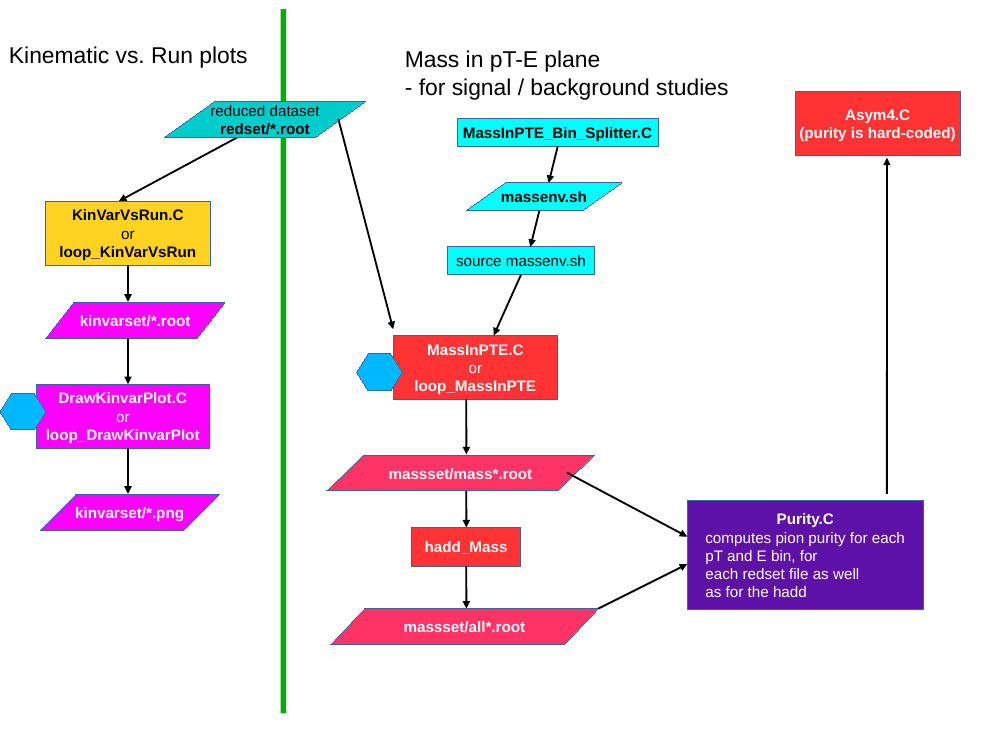
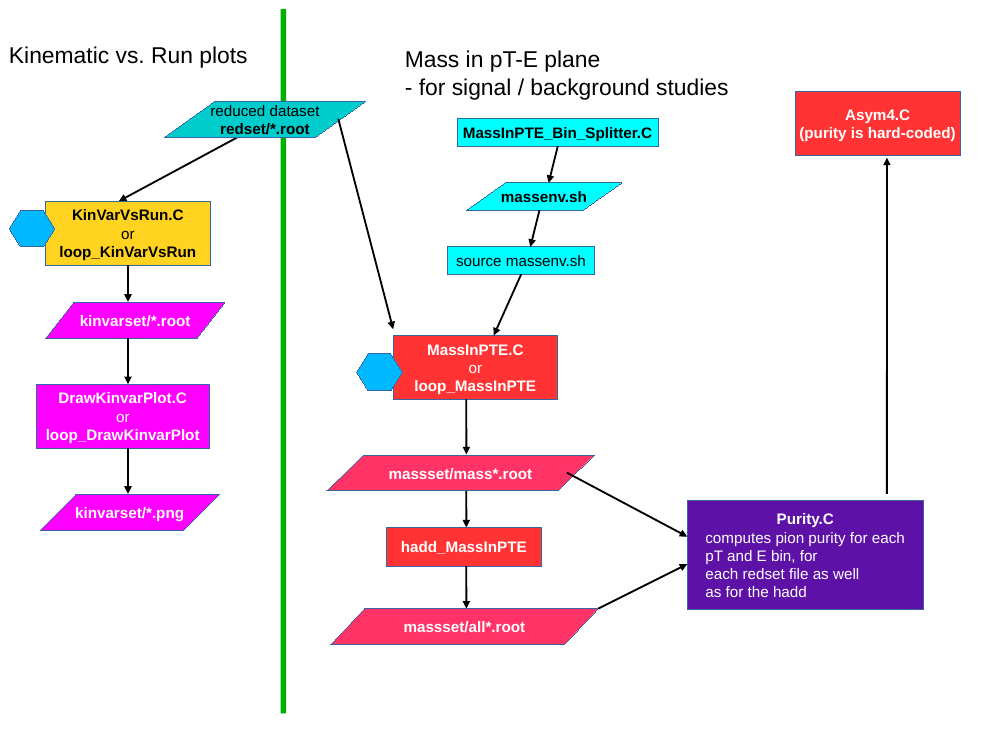
Before and after one commit to c-dilks/spinlong, a slide deck: slide 3 of doc_diagram.odp. Drawn at 1008x756 pixels with LibreOffice and Linux fonts; fonts in the diff are those of the drawing. Boxes give left, top, right and bottom in pixels: in the first picture for what was removed or moved away, otherwise in the second. Text is boxed around its words. In the diff, an @@ line names an element or a change of style, - is before the commit and + after.

```diff
--- a/doc_diagram.odp
+++ b/doc_diagram.odp
@@ hexagon: place and size @@
-hexagon at (0,393,46,430)
+hexagon at (9,210,55,247)
@@ parallelogram "hadd_MassInPTE": place and size @@
-parallelogram "hadd_MassInPTE" at (412,528,521,566)
+parallelogram "hadd_MassInPTE" at (386,528,542,566)
@@ text in parallelogram at (401,541,527,554): text changed @@
-hadd_Mass
+hadd_MassInPTE
```
Also in this commit, not shown: 11 other files.
